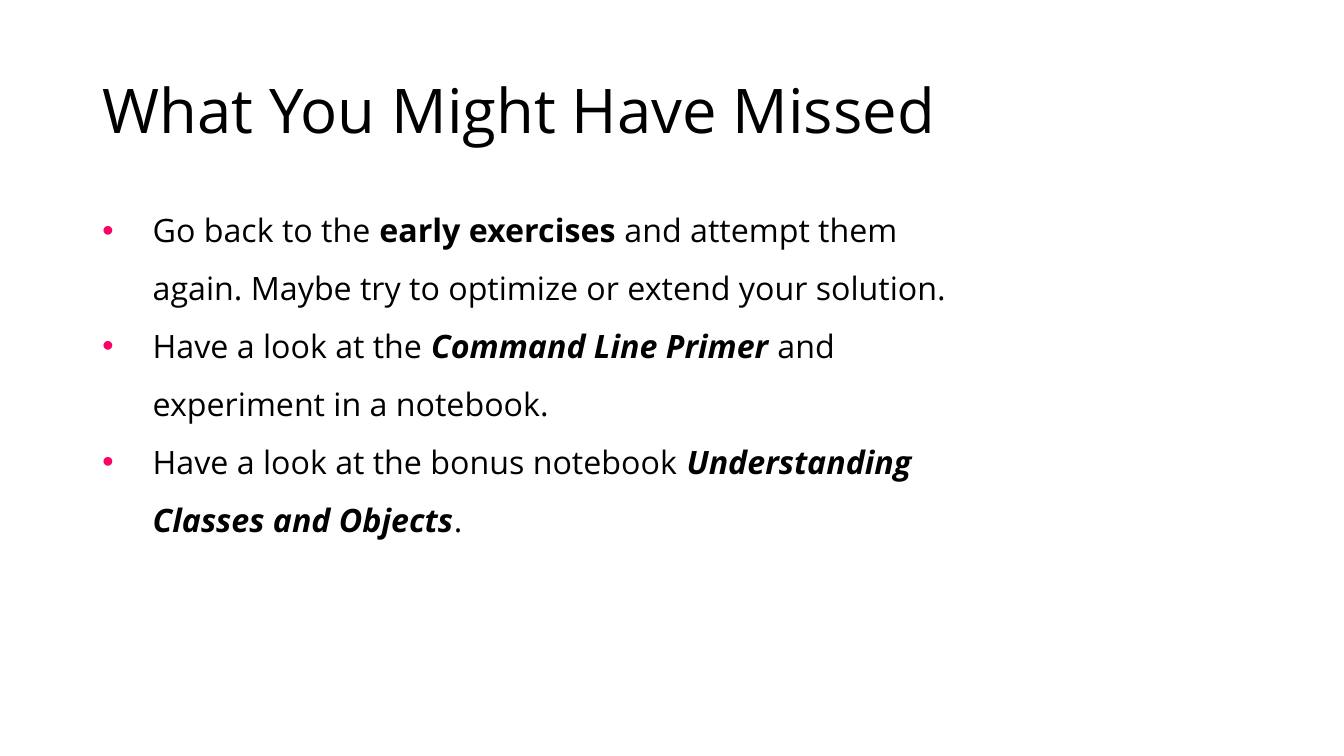
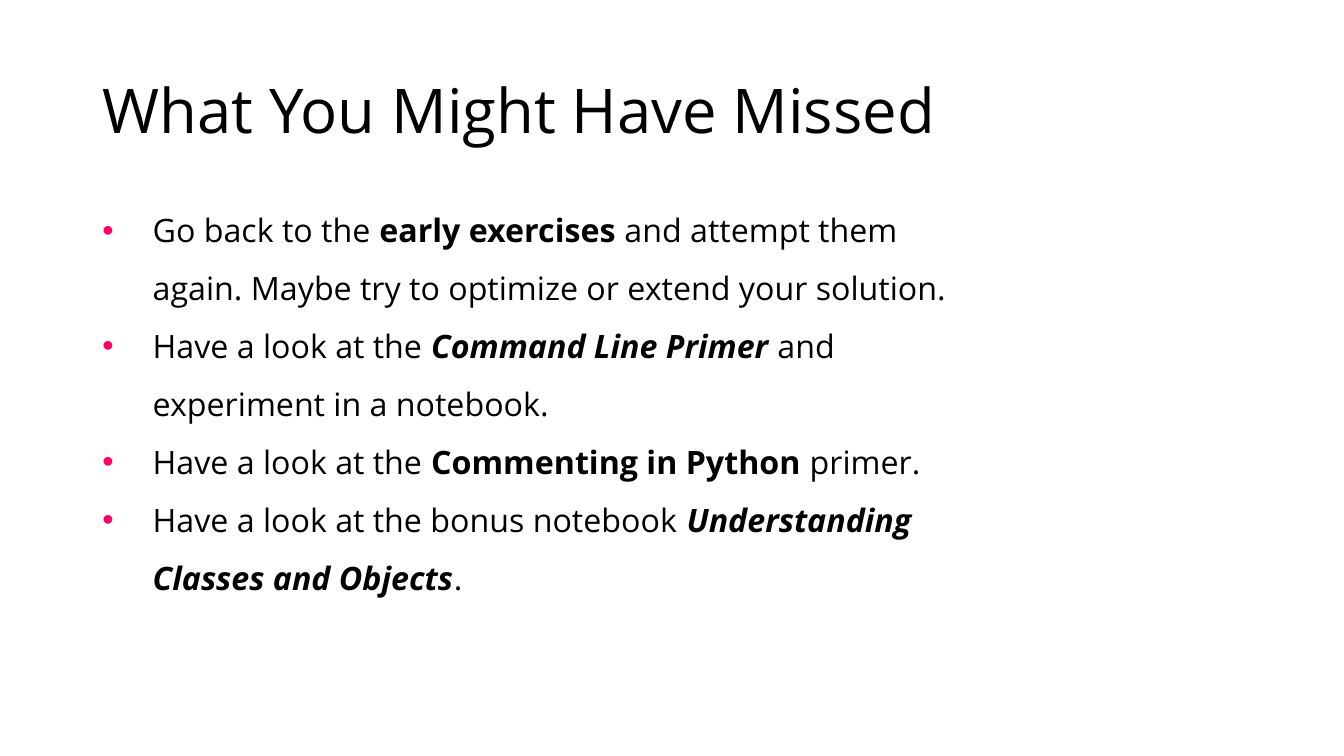
Before and after one commit to IngoKl/python-programming-for-linguists, a slide deck: slide 3 of 2020/slides/04 - Summary and Resources.pptx. Drawn at 1344x756 pixels with LibreOffice and Linux fonts; fonts in the diff are those of the drawing. Boxes give left, top, right and bottom in pixels: in the first picture for what was removed or moved away, otherwise in the second. Text is boxed around its words. In the diff, an @@ line names an element or a change of style, - is before the commit and + after.

```diff
--- a/2020/slides/04 - Summary and Resources.pptx
+++ b/2020/slides/04 - Summary and Resources.pptx
@@ text at [153, 449, 921, 482]: paragraph added @@
+• Have a look at the Commenting in Python primer.
```
Also in this commit, not shown: 10 other files.
